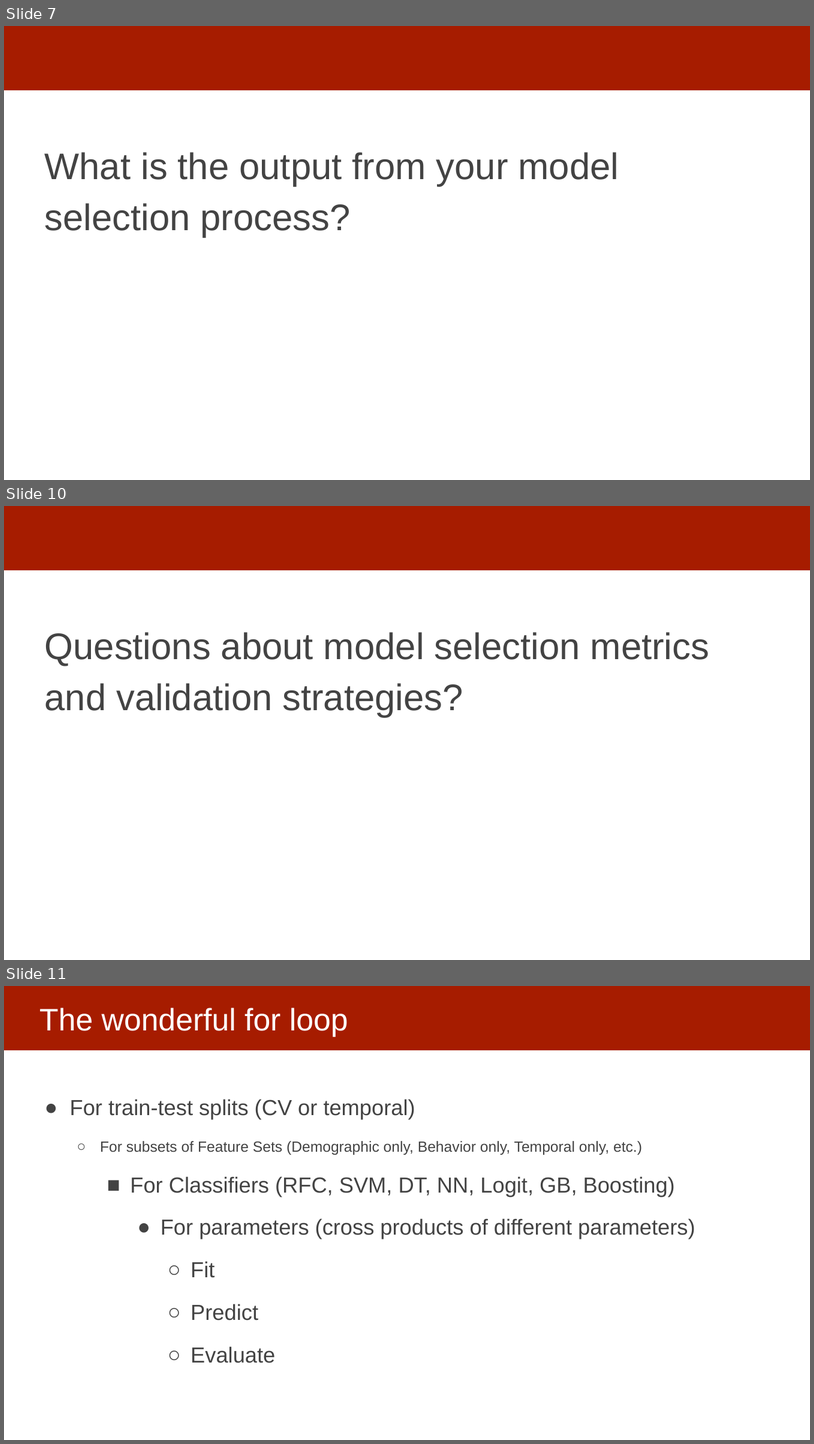
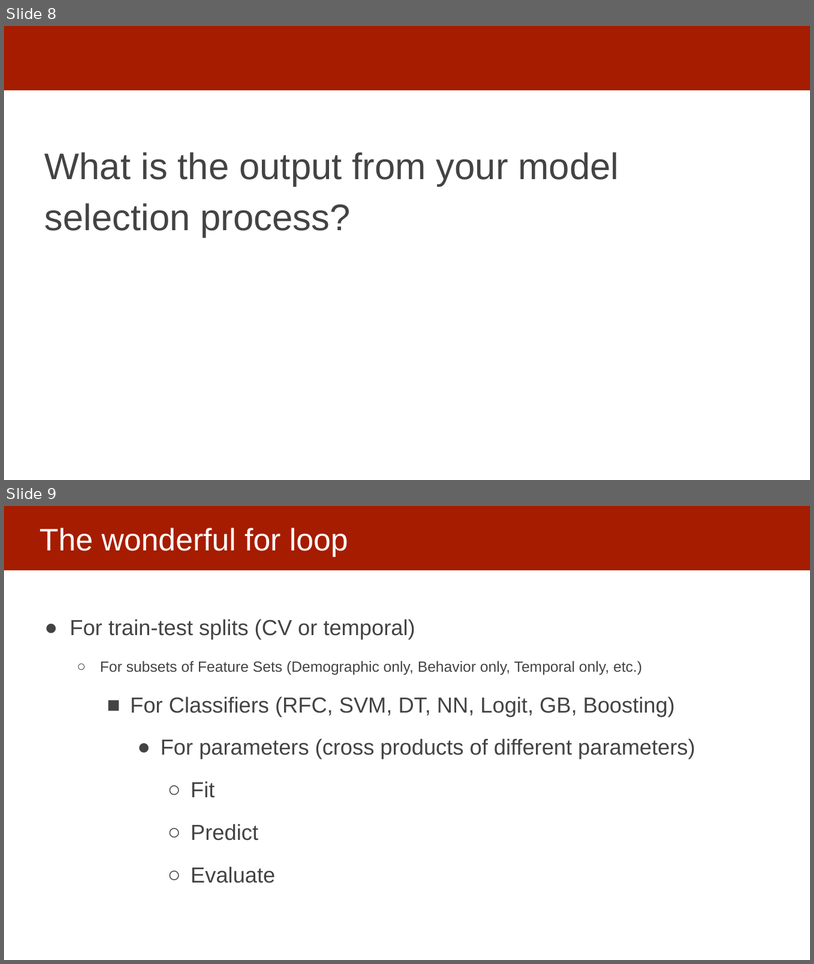
Before and after one commit to dssg/mlforpublicpolicylab, a slide deck: Lectures/15-ml-in-practice-and-model-selection-part-3.pptx. Shown one above the other, each under a label of ours: slides 7, 10 and 11 before the commit, slides 8 and 9 after it; the slides between them are not shown. The pictures are 814x1444 and 814x964 pixels, drawn with LibreOffice and Linux fonts; fonts in the diff are those of the drawing. Boxes give left, top, right and bottom in pixels: in the first picture for what was removed or moved away, otherwise in the second. Text is boxed around its words. In the diff, an @@ line names an element or a change of style, - is before the commit and + after.

```diff
--- a/Lectures/15-ml-in-practice-and-model-selection-part-3.pptx
+++ b/Lectures/15-ml-in-practice-and-model-selection-part-3.pptx
@@ slide 10 removed at (4,506,810,960), background #FFFFFF; not listed: 1 template element that a slide beside it also shows @@
@@ text removed at (45,632,710,717) @@
-Questions about model selection metrics and validation strategies?
@@ what was slide 7 is now slide 8 @@
@@ what was slide 11 is now slide 9 @@
```
Also in this commit, not shown: 2 slides changed, 3 slides added, 2 other slides removed.
